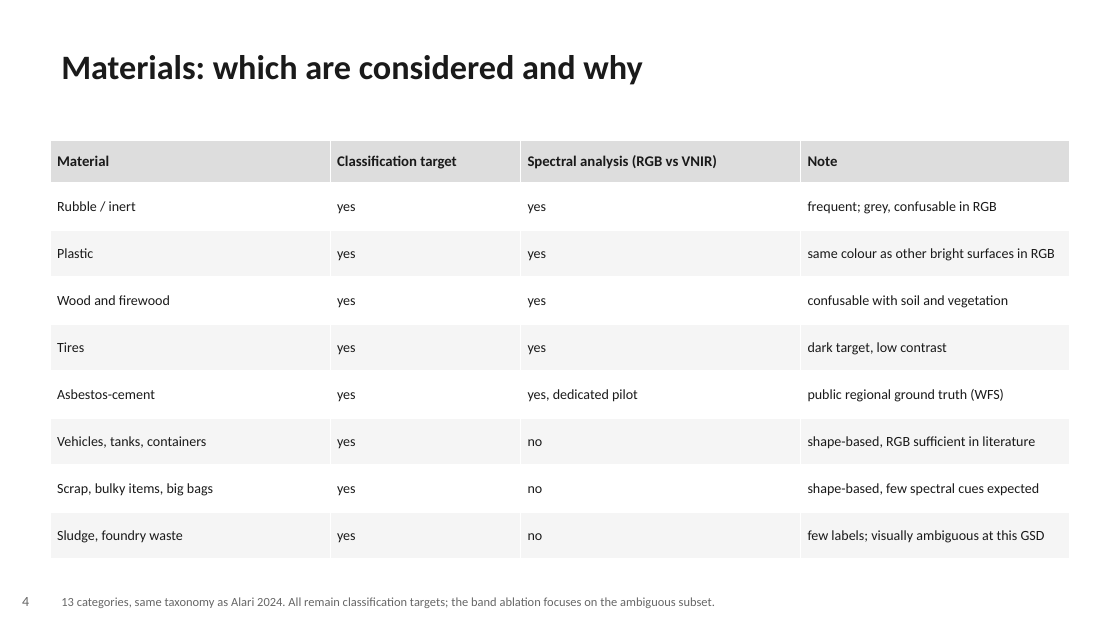
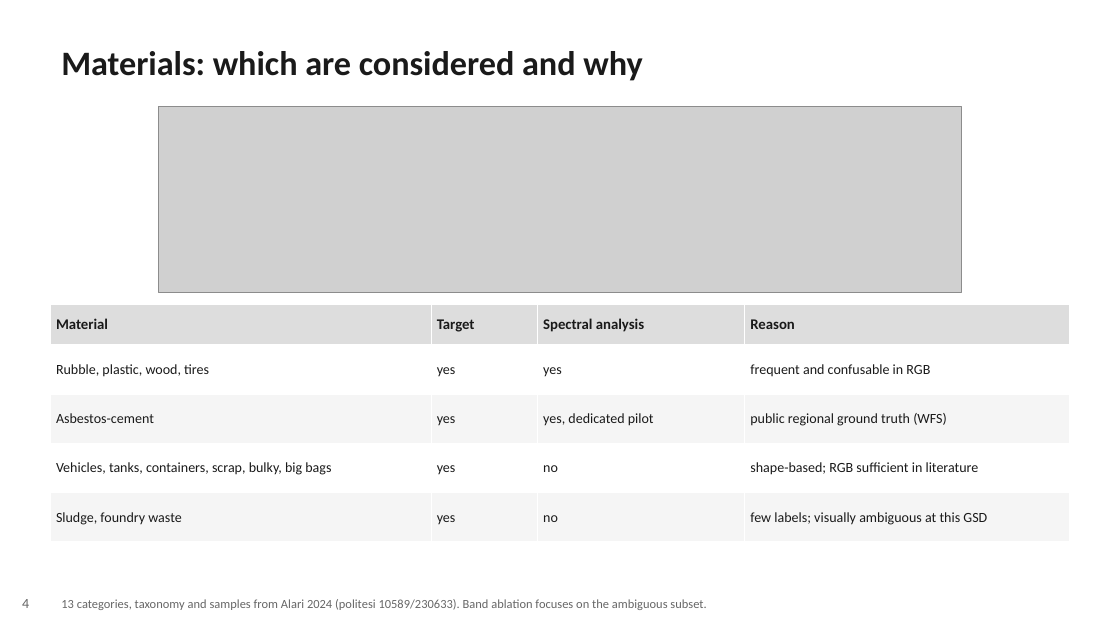
Before and after one commit to alepot55/perivallon-thesis, a slide deck: slide 4 of assets/deck_v7/deck_v7.pptx. Drawn at 1120x630 pixels with LibreOffice and Linux fonts; fonts in the diff are those of the drawing; grey boxes stand for pictures. Boxes give left, top, right and bottom in pixels: in the first picture for what was removed or moved away, otherwise in the second. Text is boxed around its words. In the diff, an @@ line names an element or a change of style, - is before the commit and + after.

Commit message:
deck v7: visual pass — real paper figures + quality diagrams
Per feedback (slides too textual, diagrams below par): 10 of 13 slides now
carry a visual. Real figures extracted from the papers with credit lines:
AerialWaste positive examples (Torres 2023, CC BY) on Context; the Alari
2024 class-sample strip on Materials; a WorldView-3 building-level asbestos
classification example (Bonifazi 2026, CC BY) on material-level related
work. Alari thesis PDF fetched from politesi into the library. New quality
diagrams: task input->model->multi-label output (with a real Alari tile),
literature-search funnel with counts, per-sensor band chart (honest
NIR1/NIR2 overlap), proposal pipeline, evaluation grid schema. All
diagrams QA'd for overflow/clipping and rebuilt where needed.

```diff
--- a/assets/deck_v7/deck_v7.pptx
+++ b/assets/deck_v7/deck_v7.pptx
@@ text "Materials: which are considered and ..." at (61, 51, 642, 81): line spacing 1.15 to 1.12 @@
@@ picture added at (159, 106, 962, 292) @@
@@ table at (50, 305, 1070, 542) @@
-row 1: Material | Classification target | Spectral analysis (RGB vs VNIR) | Note
-row 2: Rubble / inert | yes | yes | frequent; grey, confusable in RGB
-row 3: Plastic | yes | yes | same colour as other bright surfaces in RGB
-row 4: Wood and firewood | yes | yes | confusable with soil and vegetation
-row 5: Tires | yes | yes | dark target, low contrast
+row 1: Material | Target | Spectral analysis | Reason
+row 2: Rubble, plastic, wood, tires | yes | yes | frequent and confusable in RGB
-row 7: Vehicles, tanks, containers | yes | no | shape-based, RGB sufficient in literature
-row 8: Scrap, bulky items, big bags | yes | no | shape-based, few spectral cues expected
+row 4: Vehicles, tanks, containers, scrap, bulky, big bags | yes | no | shape-based; RGB sufficient in literature
@@ table: place and size @@
-table at (50, 140, 1070, 559)
+table at (50, 305, 1070, 542)
@@ text at (61, 599, 706, 610): text changed @@
-13 categories, same taxonomy as Alari 2024. All remain classification targets; the band ablation focuses on the ambiguous subset.
+13 categories, taxonomy and samples from Alari 2024 (politesi 10589/230633). Band ablation focuses on the ambiguous subset.
```
Also in this commit, not shown: 12 other slides changed, 14 other files.
